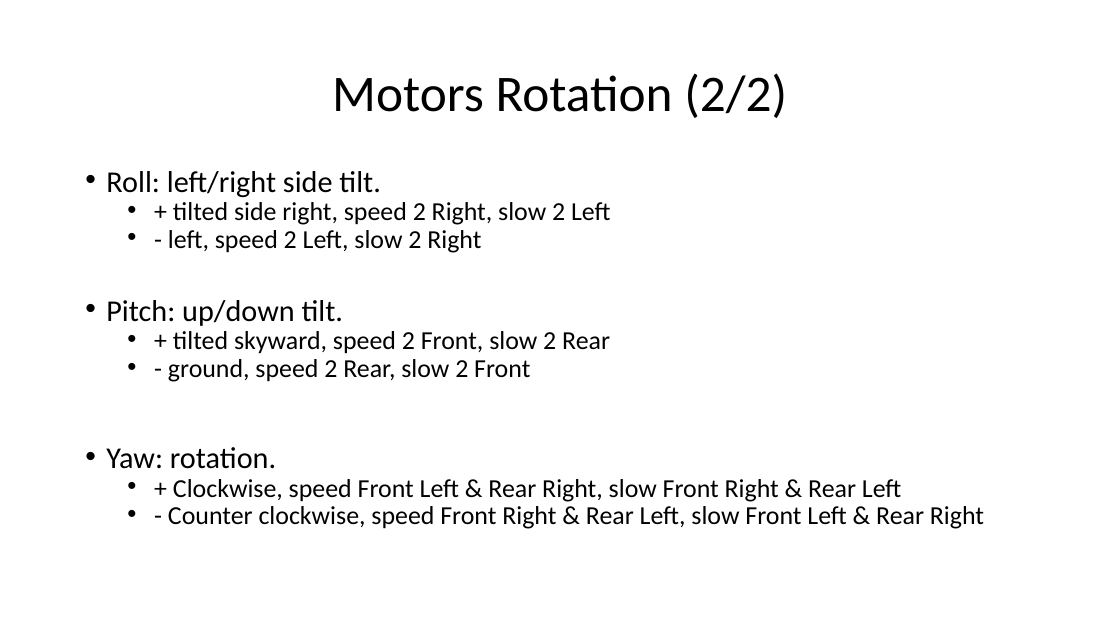
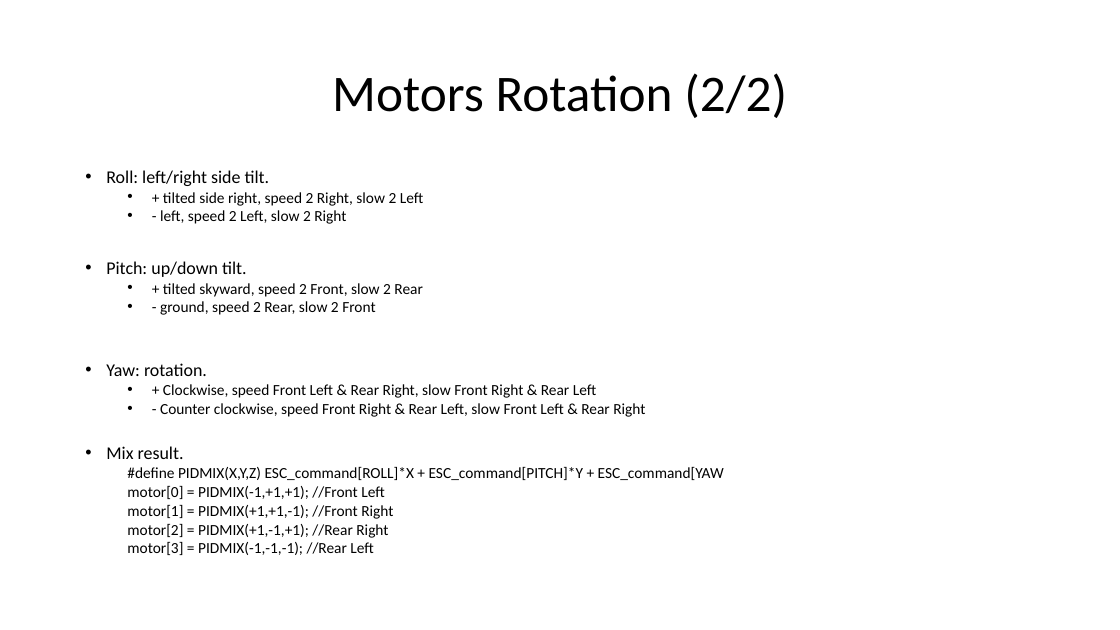
Before and after one commit to RobotEdh/RobotMicroControl, a slide deck: slide 6 of libraries/Diagramm Drone.pptx. Drawn at 1120x630 pixels with LibreOffice and Linux fonts; fonts in the diff are those of the drawing. Boxes give left, top, right and bottom in pixels: in the first picture for what was removed or moved away, otherwise in the second. Text is boxed around its words. In the diff, an @@ line names an element or a change of style, - is before the commit and + after.

Commit message:
add ESC mix doc

```diff
--- a/libraries/Diagramm Drone.pptx
+++ b/libraries/Diagramm Drone.pptx
@@ text at (x1=106, y1=170, x2=645, y2=417): size 25.9 to 15.4 pt in "Roll: left/right side tilt.", "Pitch: up/down tilt.", "Yaw: rotation."; size 22.2 to 13.2 pt in "+ tilted side right, speed 2 Right, ...", "- left, speed 2 Left, slow 2 ...", "+ tilted skyward, speed 2 Front, slow ...", "- ground, speed 2 Rear, slow 2 ..." and 2 more places @@
@@ text at (x1=106, y1=446, x2=724, y2=555): paragraphs added @@
+• Mix result.
+  #define PIDMIX(X,Y,Z) ESC_command[ROLL]*X + ESC_command[PITCH]*Y + ESC_command[YAW
+  motor[0] = PIDMIX(-1,+1,+1); //Front Left
+  motor[1] = PIDMIX(+1,+1,-1); //Front Right
+  motor[2] = PIDMIX(+1,-1,+1); //Rear Right
+  motor[3] = PIDMIX(-1,-1,-1); //Rear Left
```
Also in this commit, not shown: 1 other slide changed.
